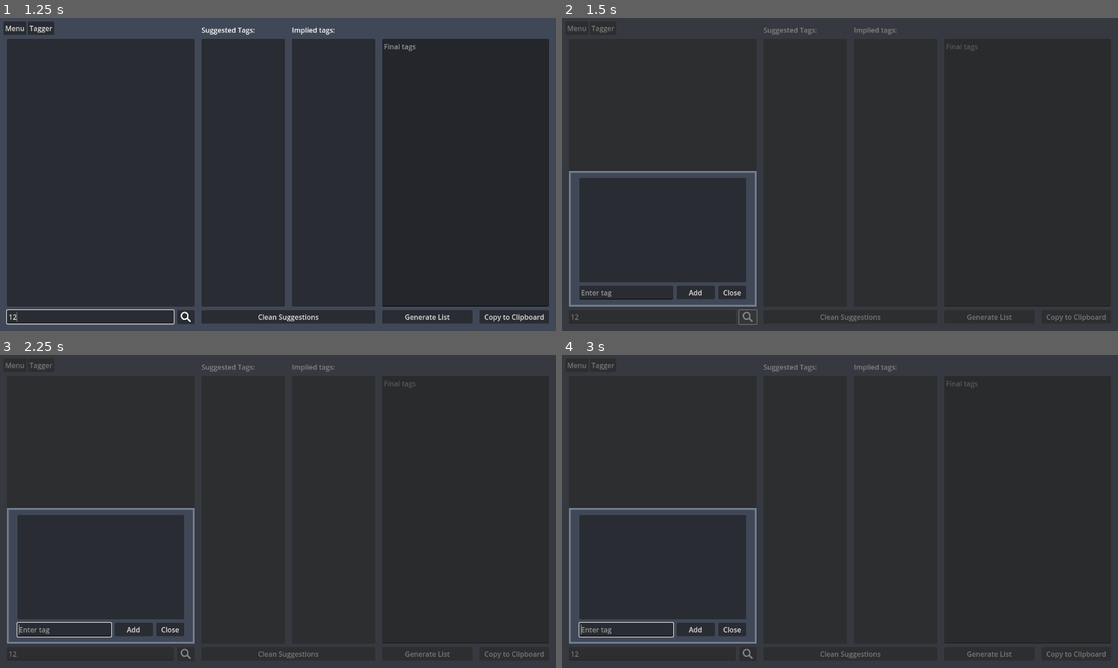
Above: before the commit, frames 1-4 (two rows, left to right).
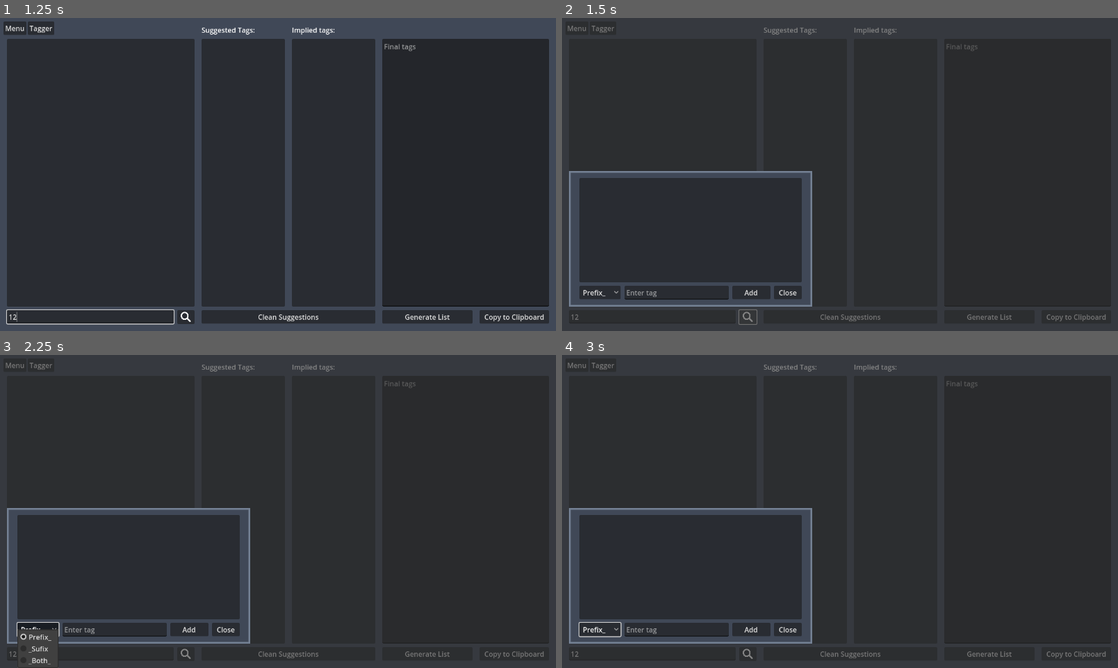
Above: after the commit, the same moments.

Repository: Ketei/e621Tagger
Game: Godot game, scene res://Scenes/application.tscn
Two runs of this game, one before a commit and one after it. Both use one fixed random seed, a clock stepped at 60 frames per second and the inputs below.
Inputs (mouse positions are in pixels of both pictures, inside the frame that each line leads up to):
- Up to frame 1 (1.25 s): click (88, 315) at 0.52 s; type "12" at 0.6 s
- Up to frame 2 (1.5 s): click (745, 318) at 1.25 s
- Up to frame 3 (2.25 s): click (38, 630) at 2 s, where only the run after the commit has a clickable "Prefix_"
- Up to frame 4 (3 s): click "Clean Suggestions" at 2.75 s

Frame 1 is identical in both runs. In frame 2, 2.3% of the frame differs, in the area x 3-45%, y 48-93%; in frame 3, 2.6%, in the area x 3-45%, y 48-99%; in frame 4, 2.4%.

Commit message:
Tag searcher upgrade
Now the tag searcher can look for your tag in prefix, suffix or in any position.

Diff:
--- a/Classes/tag_manager.gd
+++ b/Classes/tag_manager.gd
@@ -97,3 +97,42 @@
 	return_array.sort_custom(func(a, b): return a.naturalnocasecmp_to(b) < 0)
 
 	return return_array
+
+
+func search_with_suffix(suffix_search: String) -> Array[String]:
+	suffix_search = suffix_search.strip_edges().to_lower()
+	var all_tag_list: Array = []
+	var return_array: Array[String] = []
+
+	for key_char in relation_database.keys():
+		all_tag_list.append_array(relation_database[key_char].keys())
+
+	for tag in all_tag_list:
+		if tag.ends_with(suffix_search):
+			return_array.append(tag)
+
+	return_array.sort_custom(func(a, b): return a.naturalnocasecmp_to(b) < 0)
+
+	return return_array
+
+
+
+func search_for_content(contain_search: String) -> Array[String]:
+	contain_search = contain_search.strip_edges().to_lower()
+#	print("Tag to search for: " + contain_search)
+	var all_tag_list: Array = []
+	var return_array: Array[String] = []
+
+	for keychar in relation_database.keys():
+		all_tag_list.append_array(relation_database[keychar].keys())
+
+#	print("Searching in: " + str(all_tag_list))
+
+	for tag in all_tag_list:
+#		print("Comparing \"" + tag + "\" with: " + contain_search)
+		if tag.contains(contain_search):
+			return_array.append(tag)
+
+	return_array.sort_custom(func(a, b): return a.naturalnocasecmp_to(b) < 0)
+
+	return return_array
--- a/Globals/app_script.gd
+++ b/Globals/app_script.gd
@@ -12,6 +12,7 @@
 
 
 func _ready():
+
 	menu.id_pressed.connect(trigger_options)
 
 	list_loader.visible = false
--- a/Scenes/application.tscn
+++ b/Scenes/application.tscn
@@ -22,7 +22,7 @@
 
 @onready var add_auto_complete_node = $\"..\"
 @onready var add_selected_button = $AddSelectedButton
-
+@onready var some_fix_option: OptionButton = $SomeFixOption
 
 var tag_search_array: Array[String] = []
 var is_tagger_requesting: float = false
@@ -30,7 +30,7 @@
 
 func _ready():
 	e6_requester_quick_search.get_finished.connect(add_online_to_list)
-	auto_com_line_edit.text_submitted.connect(search_for_prefix)
+	auto_com_line_edit.text_submitted.connect(search_for_tag)
 	cancel_auto_button.pressed.connect(close_add)
 	add_selected_button.pressed.connect(add_selected_to_list)
 
@@ -55,20 +55,47 @@
 	auto_complete_item_list.deselect_all()
 
 
-func search_for_prefix(prefix_to_search: String) -> void:
+func search_for_tag(tag_to_search: String) -> void:
+	tag_to_search = tag_to_search.strip_edges().to_lower()
+
 	if is_tagger_requesting:
 		e6_requester_quick_search.cancel_main_request()
 
 	tag_search_array.clear()
-
-	for tag in Tagger.tag_manager.search_with_prefix(prefix_to_search):
-		if not tag_search_array.has(tag):
+	auto_complete_item_list.clear()
+
+	var tag_for_url: String = \"\"
+
+	if some_fix_option.selected == 0:
+		tag_for_url = tag_to_search + \"*\"
+	elif some_fix_option.selected == 1:
+		tag_for_url = \"*\" + tag_to_search
+	elif some_fix_option.selected == 2:
+		tag_for_url = \"*\" + tag_to_search + \"*\"
+
+
+	if some_fix_option.selected == 0:
+		for tag in Tagger.tag_manager.search_with_prefix(tag_to_search):
+			if tag_search_array.has(tag):
+				continue
 			auto_complete_item_list.add_item(tag, load(\"res://Textures/valid_tag.png\"))
 			tag_search_array.append(tag)
+	elif some_fix_option.selected == 1:
+		for tag in Tagger.tag_manager.search_with_suffix(tag_to_search):
+			if tag_search_array.has(tag):
+				continue
+			auto_complete_item_list.add_item(tag, load(\"res://Textures/valid_tag.png\"))
+			tag_search_array.append(tag)
+	elif some_fix_option.selected == 2:
+		for tag in Tagger.tag_manager.search_for_content(tag_to_search):
+			if tag_search_array.has(tag):
+				continue
+			auto_complete_item_list.add_item(tag, load(\"res://Textures/valid_tag.png\"))
+			tag_search_array.append(tag)
 
 	auto_com_line_edit.clear()
 
-	e6_requester_quick_search.match_name = [prefix_to_search.strip_edges() + \"*\"]
+	e6_requester_quick_search.match_name = [tag_for_url]
 	e6_requester_quick_search.get_tags()
 	is_tagger_requesting = true
 
@@ -781,7 +808,6 @@
 item_5/id = 1
 
 [node name="Tagger" type="Control" parent="."]
-visible = false
 layout_mode = 1
 anchors_preset = 15
 anchor_right = 1.0
@@ -949,7 +975,6 @@
 scroll_smooth = true
 
 [node name="AddAutoComplete" type="Control" parent="Tagger"]
-visible = false
 anchors_preset = 0
 offset_top = -32.0
 offset_right = 1280.0
@@ -968,7 +993,7 @@
 anchors_preset = 0
 offset_left = 16.0
 offset_top = 352.0
-offset_right = 448.0
+offset_right = 576.0
 offset_bottom = 664.0
 script = SubResource("GDScript_6n0ht")
 
@@ -998,24 +1023,39 @@
 layout_mode = 0
 offset_left = 24.0
 offset_top = 16.0
-offset_right = 408.0
+offset_right = 536.0
 offset_bottom = 256.0
 select_mode = 1
 fixed_icon_size = Vector2i(10, 10)
 
-[node name="AutoComLineEdit" type="LineEdit" parent="Tagger/AddAutoComplete/QuickSearch"]
+[node name="SomeFixOption" type="OptionButton" parent="Tagger/AddAutoComplete/QuickSearch"]
 layout_mode = 0
 offset_left = 24.0
 offset_top = 264.0
-offset_right = 240.0
+offset_right = 119.0
+offset_bottom = 295.0
+item_count = 3
+selected = 0
+popup/item_0/text = "Prefix_"
+popup/item_0/id = 0
+popup/item_1/text = "_Sufix"
+popup/item_1/id = 1
+popup/item_2/text = "_Both_"
+popup/item_2/id = 2
+
+[node name="AutoComLineEdit" type="LineEdit" parent="Tagger/AddAutoComplete/QuickSearch"]
+layout_mode = 0
+offset_left = 128.0
+offset_top = 264.0
+offset_right = 368.0
 offset_bottom = 296.0
 placeholder_text = "Enter tag"
 
 [node name="CancelAutoButton" type="Button" parent="Tagger/AddAutoComplete/QuickSearch"]
 layout_mode = 0
-offset_left = 344.0
+offset_left = 472.0
 offset_top = 264.0
-offset_right = 408.0
+offset_right = 536.0
 offset_bottom = 295.0
 text = "Close"
 
@@ -1026,9 +1066,9 @@
 
 [node name="AddSelectedButton" type="Button" parent="Tagger/AddAutoComplete/QuickSearch"]
 layout_mode = 0
-offset_left = 248.0
+offset_left = 376.0
 offset_top = 264.0
-offset_right = 336.0
+offset_right = 464.0
 offset_bottom = 295.0
 tooltip_text = "Adds all selected tags to the main list"
 text = "Add"
@@ -1421,6 +1461,7 @@
 text = "Delete Tag"
 
 [node name="Settings" type="Control" parent="."]
+visible = false
 anchors_preset = 0
 offset_top = 56.0
 offset_right = 1280.0
